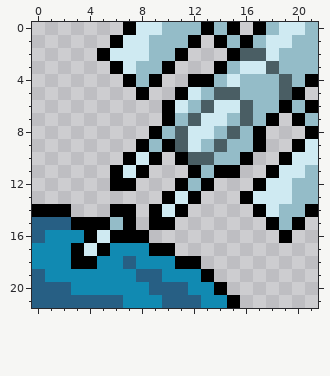
Two versions of one pixel-art sprite, Assets/Sprites/kinetic-bombardment.png. The first picture shows the starting point.
The file is 110x110 pixels, drawn in blocks of 5x5; one block is one cell here.
The same view after the edit:
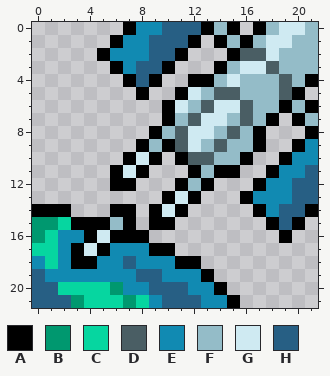
Palette (. is transparent): A #000000  B #00986f  C #06d6a0  D #4a5e64  E #118ab2  F #94bcc8  G #cfeaf2  H #275f84
Changes in this commit:
The edit turns colour E into colour B in row 20 at x 6; in row 21 at x 7.
The edit turns colour H into colour B in row 15 at x 0 to 1; in row 16 at x 0; in row 21 at x 3.
The edit turns colour E into colour C in row 16 at x 1; in row 17 at x 0 to 1; in row 18 at x 1; in row 20 at x 3 to 5; in row 21 at x 8.
The edit turns colour H into colour C in row 15 at x 2; in row 20 at x 2; in row 21 at x 4 to 6.
The edit turns colour G into colour E in row 0 at x 8 to 9; in row 1 at x 7 to 8; in row 2 at x 6 to 8; in row 3 at x 7; in row 9 at x 21; in row 10 at x 20 to 21.
The edit turns colour G into colour E in row 11 at x 19 to 20; in row 12 at x 18 to 19; in row 13 at x 17 to 19; in row 14 at x 18.
The edit turns colour F into colour H in row 0 at x 10 to 12; in row 1 at x 9 to 11; in row 2 at x 9 to 10; in row 3 at x 8 to 9; in row 4 at x 8; in row 11 at x 21.
The edit turns colour F into colour H in rows 12 to 13 at x 20 to 21; in row 14 at x 19 to 20; in row 15 at x 19.
